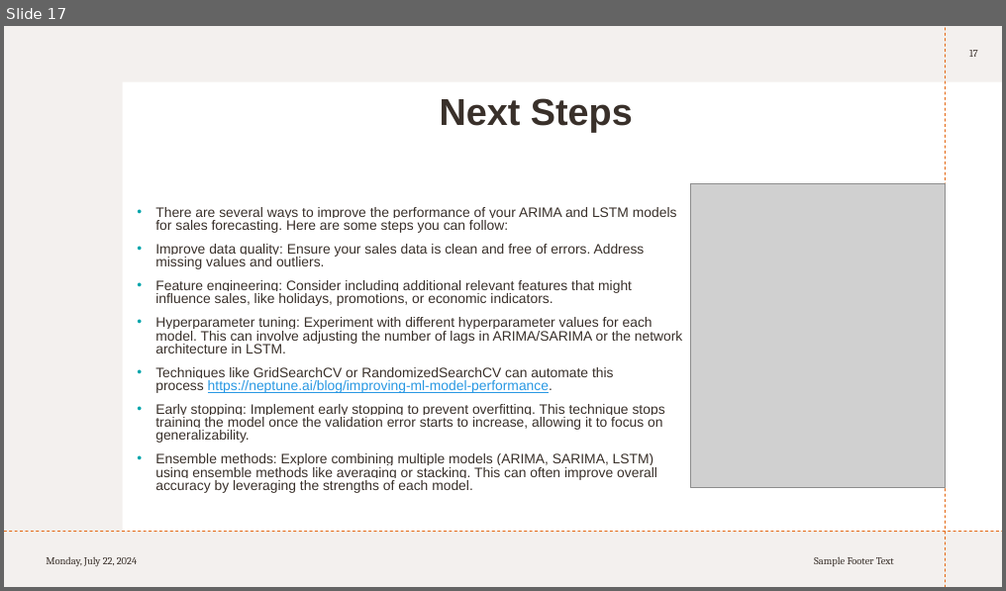
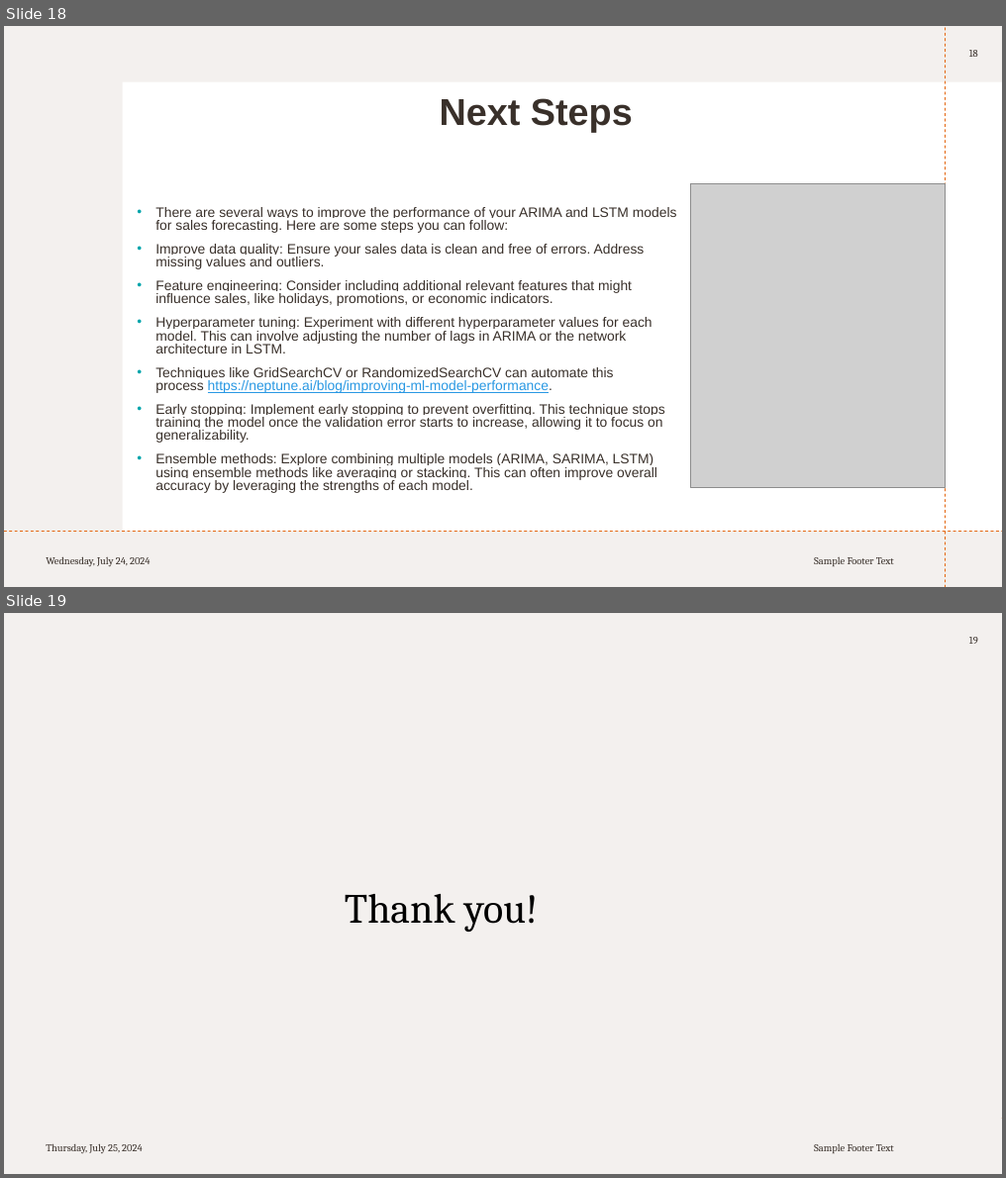
Before and after one commit to KarishmaFernandes/Forecasting-Future-Sales, a slide deck: sales Circly.pptx. Shown one above the other, each under a label of ours: slide 17 before the commit, slides 18 and 19 after it. The pictures are 1006x591 and 1006x1178 pixels, drawn with LibreOffice and Linux fonts; fonts in the diff are those of the drawing; grey boxes stand for pictures. Boxes give left, top, right and bottom in pixels: in the first picture for what was removed or moved away, otherwise in the second. Text is boxed around its words. In the diff, an @@ line names an element or a change of style, - is before the commit and + after.

```diff
--- a/sales Circly.pptx
+++ b/sales Circly.pptx
@@ slide 19 added at [4,613,1002,1174], background #FFFFFF; not listed: 4 template elements that a slide beside it also shows @@
@@ rectangle added at [4,613,1002,1174], fill #FFFFFF @@
@@ page number added at [969,637,978,644], 10 pt, text #39302A @@
+19
@@ text added at [345,894,538,932], 40 pt, text #000000 @@
+Thank you!
@@ text added at [46,1145,142,1154], 10 pt, text #39302A @@
+Thursday, July 25, 2024
@@ text added at [814,1145,894,1154], 10 pt, text #39302A @@
+Sample Footer Text
@@ what was slide 17 is now slide 18 @@
@@ slide 18 changed as well @@
@@ page number at [969,50,978,57]: text changed @@
-17
+18
@@ text at [155,317,652,354]: text changed @@
-• Hyperparameter tuning: Experiment with different hyperparameter values for each model. This can involve adjusting the number of lags in ARIMA/SARIMA or the network architecture in LSTM.
+• Hyperparameter tuning: Experiment with different hyperparameter values for each model. This can involve adjusting the number of lags in ARIMA or the network architecture in LSTM.
@@ text at [46,557,150,568]: text changed @@
-Monday, July 22, 2024
+Wednesday, July 24, 2024
```
Also in this commit, not shown: 14 other slides changed, 2 other slides added, 1 slide removed.
